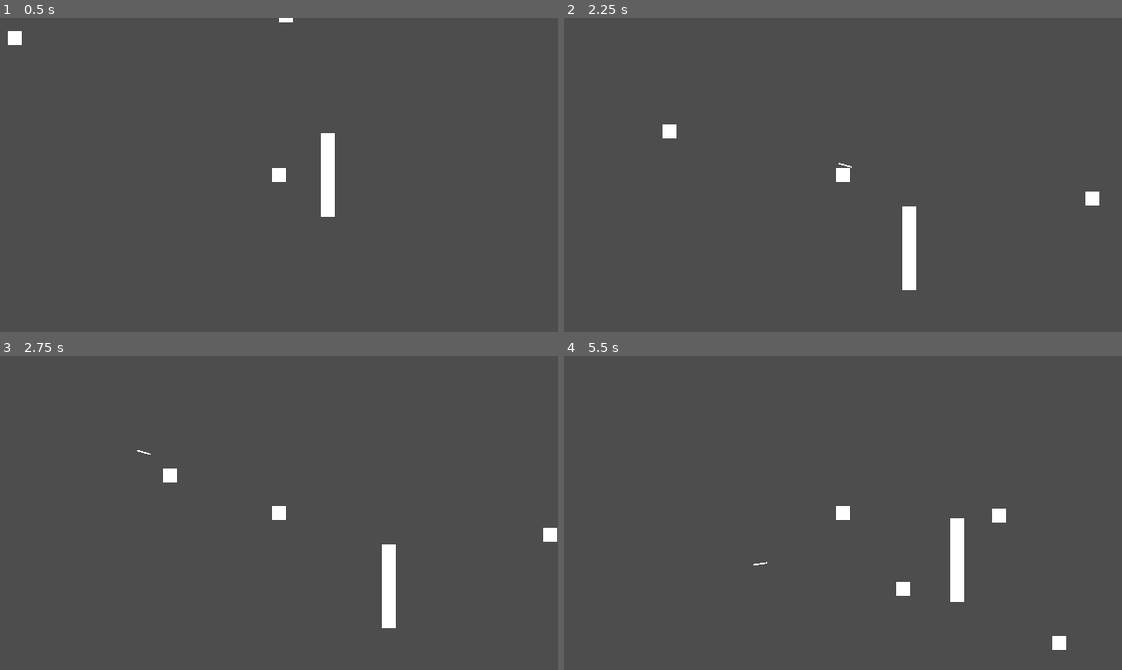
Above: before the commit, frames 1-4 (two rows, left to right).
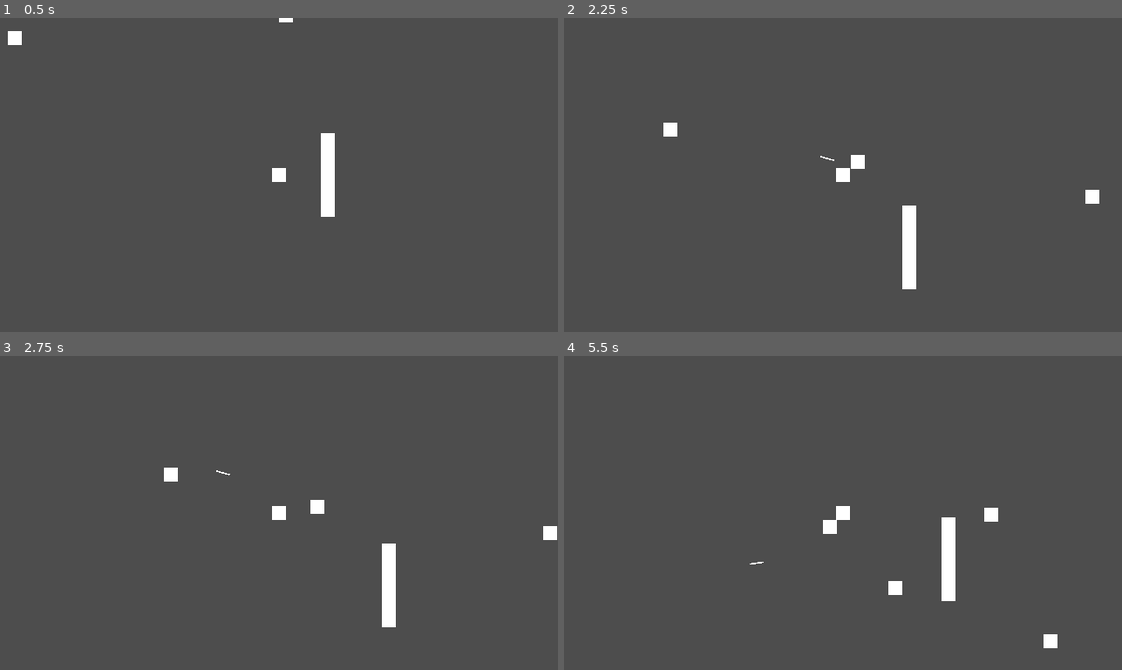
Above: after the commit, the same moments.

Repository: danilomacb/RAMter
Game: Godot game, scene res://Scenes/Game.tscn
The game is run twice, just before and just after one commit, with the same random seed, the same clock (stepped at 60 frames per second) and the same inputs.
Inputs (mouse positions are in pixels of both pictures, inside the frame that each line leads up to):
- Up to frame 1 (0.5 s): no input
- Up to frame 2 (2.25 s): move the mouse to (815, 237) at 0.52 s; press the mouse at (815, 237) at 0.53 s; hold Up (MoveUp) 0.53-2.03 s; move the mouse to (1010, 222) at 1.27 s; release the mouse at (1010, 222) at 1.28 s; click (1010, 222) at 1.35 s; move the mouse to (675, 127) at 2.02 s; press the mouse at (675, 127) at 2.03 s; hold Left (MoveLeft) from 2.03 s (still down)
- Up to frame 3 (2.75 s): keep holding Left (MoveLeft)
- Up to frame 4 (5.5 s): move the mouse to (870, 513) at 2.77 s; release the mouse at (870, 513) at 2.78 s; click (870, 513) at 2.85 s; move the mouse to (759, 434) at 3.52 s; release Left (MoveLeft) at 3.53 s; press the mouse at (759, 434) at 3.53 s; hold Down (MoveDown) 3.53-4.28 s; move the mouse to (965, 497) at 4.27 s; release the mouse at (965, 497) at 4.28 s; hold Right (MoveRight) 4.28-5.03 s; click (965, 497) at 4.35 s; move the mouse to (731, 528) at 5.02 s; press the mouse at (731, 528) at 5.03 s; hold Up (MoveUp) from 5.03 s (still down)

Frame 1 is identical in both runs. In frame 2, 0.2% of the frame differs, in the area x 17-96%, y 33-87%; in frame 3, 0.2%; in frame 4, 1.4%, in the area x 33-90%, y 48-94%.

Commit message:
using only Area2D on PlayerArrow

Diff:
--- a/Prefabs/Enemy.tscn
+++ b/Prefabs/Enemy.tscn
@@ -11,7 +11,7 @@
 size = Vector2(16, 16)
 
 [node name="Enemy" type="CharacterBody2D" groups=["Enemies"]]
-collision_layer = 13
+collision_layer = 5
 collision_mask = 4
 script = ExtResource("1_8tgep")
 moveSpeed = 50.0
@@ -25,7 +25,8 @@
 shape = SubResource("RectangleShape2D_35s23")
 
 [node name="Area2D" type="Area2D" parent="."]
-collision_mask = 16
+collision_layer = 3
+collision_mask = 8
 
 [node name="CollisionShape2D" type="CollisionShape2D" parent="Area2D"]
 position = Vector2(1, -1)
--- a/Prefabs/PlayerArrow.tscn
+++ b/Prefabs/PlayerArrow.tscn
@@ -6,13 +6,9 @@
 [sub_resource type="RectangleShape2D" id="RectangleShape2D_u3b8g"]
 size = Vector2(16, 2)
 
-[sub_resource type="RectangleShape2D" id="RectangleShape2D_ckcck"]
-size = Vector2(16, 2)
-
-[node name="PlayerArrow" type="RigidBody2D" groups=["Arrows"]]
-collision_layer = 0
+[node name="PlayerArrow" type="Area2D" groups=["Arrows"]]
+collision_layer = 8
 collision_mask = 2
-gravity_scale = 0.0
 script = ExtResource("1_aooo5")
 damage = 1.0
 
@@ -23,11 +19,4 @@
 [node name="CollisionShape2D" type="CollisionShape2D" parent="."]
 shape = SubResource("RectangleShape2D_u3b8g")
 
-[node name="Area2D" type="Area2D" parent="."]
-collision_layer = 4
-collision_mask = 8
-
-[node name="CollisionShape2D" type="CollisionShape2D" parent="Area2D"]
-shape = SubResource("RectangleShape2D_ckcck")
-
-[connection signal="body_entered" from="Area2D" to="." method="_on_area_2d_body_entered"]
+[connection signal="area_entered" from="." to="." method="_on_area_entered"]
--- a/Scripts/PlayerArrow.gd
+++ b/Scripts/PlayerArrow.gd
@@ -1,7 +1,12 @@
-extends RigidBody2D
+extends Area2D
 
 @export var damage: float
 
-func _on_area_2d_body_entered(body):
-	if body.is_in_group("Enemies"):
-		body.get_node("Hp").TakeDamage(1)
+var direction
+
+func _process(delta):
+	translate(direction * delta * 200)
+
+func _on_area_entered(area):
+	if area.get_parent().is_in_group("Enemies"):
+		area.get_parent().get_node("Hp").TakeDamage(1)
--- a/Scripts/PlayerController.gd
+++ b/Scripts/PlayerController.gd
@@ -43,8 +43,10 @@
 		toMouse -= global_position
 		toMouse = toMouse.normalized()
 
+		instantiatedArrow.direction = toMouse
+
 		get_tree().root.add_child(instantiatedArrow)
-		instantiatedArrow.add_constant_force(toMouse * 1000)
+#		instantiatedArrow.add_constant_force(toMouse * 1000)
 
 func _on_timer_timeout():
 	canShoot = true
--- a/project.godot
+++ b/project.godot
@@ -58,8 +58,7 @@
 2d_physics/layer_1="Player"
 2d_physics/layer_2="PlayerArrow"
 2d_physics/layer_3="Enemy"
-2d_physics/layer_4="PlayerArrowHitbox"
-2d_physics/layer_5="EnemyHitbox"
+2d_physics/layer_4="EnemyHitbox"
 
 [rendering]
 
Not shown: 1 places in Prefabs/PlayerArrow.tscn that only renumber resources
